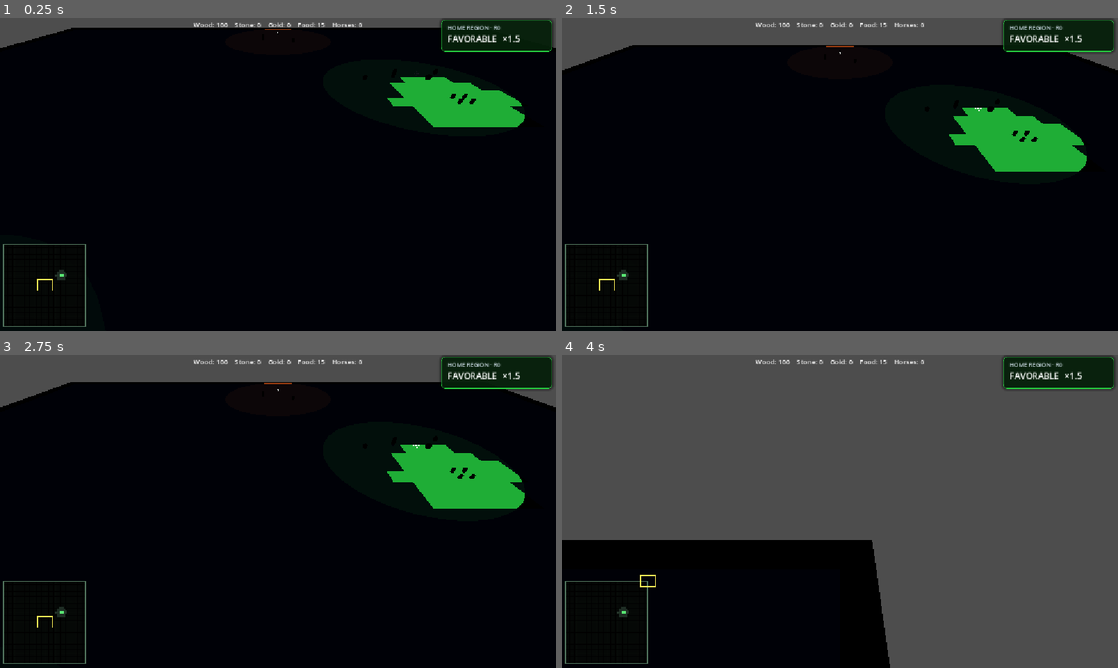
Above: before the commit, frames 1-4 (two rows, left to right).
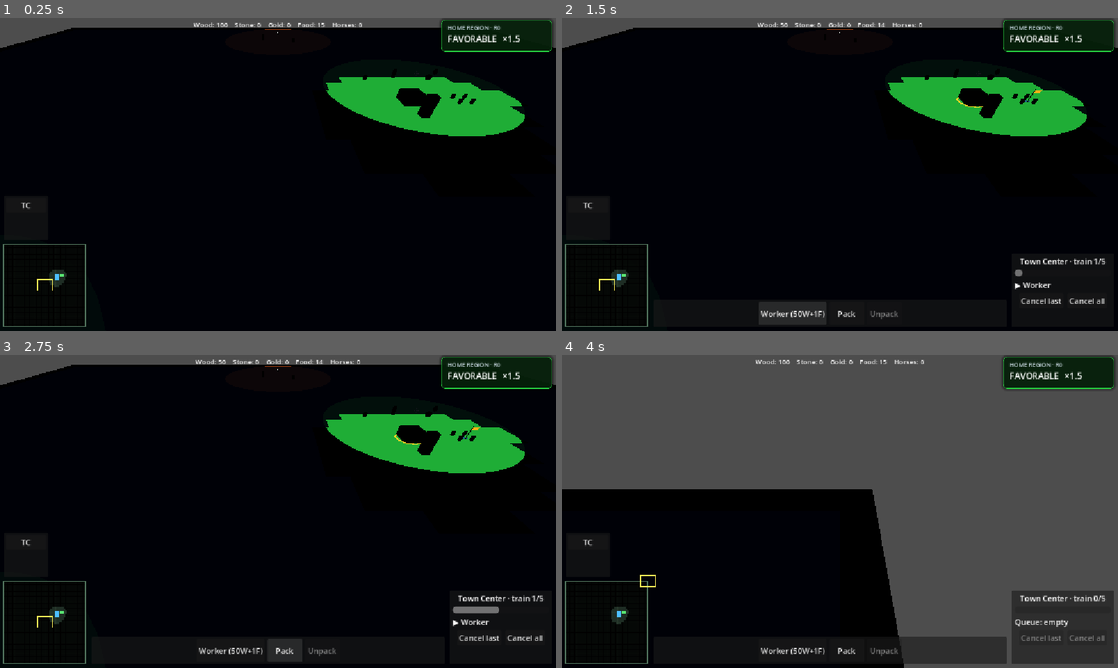
Above: after the commit, the same moments.

Repository: Ferrum-t/RTS-Game
Game: Godot game, scene res://Scenes/World/World.tscn
The game is run twice, just before and just after one commit, with the same random seed, the same clock (stepped at 60 frames per second) and the same inputs.
Inputs (mouse positions are in pixels of both pictures, inside the frame that each line leads up to):
- Up to frame 1 (0.25 s): no input
- Up to frame 2 (1.5 s): click (589, 205) at 0.5 s, where only the run after the commit has a clickable "TC"; click (789, 312) at 1.25 s, where only the run after the commit has a clickable "Worker (50W+1F)"
- Up to frame 3 (2.75 s): click (283, 649) at 2 s, where only the run after the commit has a clickable "Pack"
- Up to frame 4 (4 s): click (1040, 636) at 2.75 s, where only the run after the commit has a clickable "Cancel last"; drag from (606, 621) to (895, 442) at 3.52 s

The runs differ from the first frame. In frame 1, 2.7% of the frame differs, in the area x 3-93%, y 18-86%; in frame 2, 12%; in frame 3, 12%; in frame 4, 16%, in the area x 0-100%, y 42-100%.
Error before the commit: Parse Error: Identifier "EconomicAIController" not declared in the current scope. (res://Scripts/Systems/MatchManager.gd:85)

Commit message:
M21.4 fix v2: restore working AI harvest + Yurt (replace placeholder)

Diff:
--- a/Scripts/AI/EconomicAIController.gd
+++ b/Scripts/AI/EconomicAIController.gd
@@ -1 +1,612 @@
-PLACEHOLDER
+extends Node
+
+class_name EconomicAIController
+
+## Stage 1 threshold AI + M17.0–M17.3 multi-base eco/military + local tower.
+## DECISION only. EXECUTION via shared systems.
+##
+## M17.3 Level 1 (locked):
+##   1× Watchtower once near TC2 after _second_barracks_once
+##   watchtower_offset = (-4, 0, 4), _watchtower_once (no rebuild)
+##   BuildingCombatComponent / EnemyAI unchanged
+## OUT: defense brain, multi-tower, rebuild, Climate, army split
+##
+## M18.1 Balance P1: attack_threshold 3 → 5 (later first wave)
+## M21.4 — AI Yurt when Food < threshold (max 2), after 1st Barracks, before expand
+
+@export var team_id: int = 1
+@export var desired_worker_count: int = 4
+## Extra workers when alive TC count >= 2 (M17.1-B). Total goal = desired + extra.
+@export var extra_workers_at_two_tc: int = 2
+@export var attack_threshold: int = 5  ## M18.1 P1: was 3
+@export var decision_interval: float = 1.5
+@export var barracks_offset: Vector3 = Vector3(4.0, 0.0, 3.0)
+## M17.2 — offset from the TC chosen for 2nd Barracks (prefer farthest from Barracks1).
+@export var second_barracks_offset: Vector3 = Vector3(4.0, 0.0, -3.0)
+@export var max_ai_barracks: int = 2
+## M17.3 — offset from TC2 (farthest TC) for the single AI Watchtower.
+@export var watchtower_offset: Vector3 = Vector3(-4.0, 0.0, 4.0)
+@export var max_ai_watchtowers: int = 1
+## M21.4 — AI Yurt food supply.
+@export var yurt_offset: Vector3 = Vector3(5.0, 0.0, -4.0)
+@export var yurt_offset_2: Vector3 = Vector3(-5.0, 0.0, -4.0)
+@export var max_ai_yurts: int = 2
+@export var food_yurt_threshold: int = 6
+## Soft floor for both wood and stone; below → prefer that resource (after wood pressure).
+@export var stock_floor: int = 100
+## M17.1-D — if wood below this, force WOOD harvest (covers Soldier 80 / Worker 50).
+@export var production_wood_floor: int = 80
+## Soft blend: score = worker_dist*(1-w) + underserved_tc_dist*w (M17.1-C).
+@export_range(0.0, 0.5, 0.05) var underserved_tc_bias: float = 0.3
+
+## M17.0 — expand thresholds (after Barracks exists, while still on 1 TC).
+@export var expand_wood_min: int = 250
+@export var expand_stone_min: int = 100
+@export var max_ai_tc: int = 2
+## Offset from first TC; opposite side of barracks_offset to reduce overlap (TD-01).
+@export var second_tc_offset: Vector3 = Vector3(-10.0, 0.0, 6.0)
+
+var _timer: float = 0.0
+var _barracks_data: BuildingData = null
+var _tc_data: BuildingData = null
+var _watchtower_data: BuildingData = null
+var _yurt_data: BuildingData = null
+## True after we first crossed attack_threshold; reset when army falls below.
+var _attack_issued: bool = false
+## Alternates preferred type when both stocks are above floor.
+var _harvest_flip: int = 0
+## M17.1-A — one expansion success per match (no rebuild after TC2 loss).
+var _expanded_once: bool = false
+## M17.2 — one successful 2nd Barracks per match (no rebuild).
+var _second_barracks_once: bool = false
+## M17.3 — one successful Watchtower per match (no rebuild).
+var _watchtower_once: bool = false
+
+
+func _ready() -> void:
+	_barracks_data = load("res://Data/Buildings/BarracksData.tres") as BuildingData
+	_tc_data = load("res://Data/Buildings/TownCenterData.tres") as BuildingData
+	_watchtower_data = load("res://Data/Buildings/WatchtowerData.tres") as BuildingData
+	_yurt_data = load("res://Data/Buildings/YurtData.tres") as BuildingData
+	_timer = 0.5
+	print(
+		"[AI_ECO] controller ready team=", team_id,
+		" workers_base=", desired_worker_count,
+		" +extra_at_2tc=", extra_workers_at_two_tc,
+		" attack_at=", attack_threshold,
+		" stock_floor=", stock_floor,
+		" wood_pressure=", production_wood_floor,
+		" expand_at W>=", expand_wood_min, " S>=", expand_stone_min,
+		" max_tc=", max_ai_tc,
+		" max_barracks=", max_ai_barracks,
+		" max_towers=", max_ai_watchtowers,
+		" max_yurts=", max_ai_yurts,
+		" food_yurt_threshold=", food_yurt_threshold,
+		" expand_once=true second_barracks_once=true watchtower_once=true"
+	)
+
+
+func _physics_process(delta: float) -> void:
+	var mm := get_node_or_null("/root/MatchManager")
+	if mm != null and mm.has_method("is_playing") and not mm.is_playing():
+		return
+
+	_timer -= delta
+	if _timer > 0.0:
+		return
+	_timer = decision_interval
+	_think()
+
+
+func _think() -> void:
+	var rm := get_node_or_null("/root/ResourceManager")
+	var workers := _team_workers()
+	var soldiers := _team_soldiers()
+	var wood := 0
+	var stone := 0
+	var food := 0
+	if rm:
+		wood = rm.get_stock(team_id, BaseResource.Type.WOOD)
+		stone = rm.get_stock(team_id, BaseResource.Type.STONE)
+		food = rm.get_stock(team_id, BaseResource.Type.FOOD)
+	var tcs: Array = _team_town_centers()
+	var barracks_list: Array = _team_barracks_list()
+	var goal: int = _worker_goal(tcs.size())
+	print(
+		"[AI_ECO] workers=", workers.size(), "/", goal,
+		" soldiers=", soldiers.size(),
+		" tc=", tcs.size(),
+		" barracks=", barracks_list.size(),
+		" wood=", wood, " stone=", stone, " food=", food,
+		" yurts=", _team_yurt_count(),
+		" expanded=", _expanded_once,
+		" b2=", _second_barracks_once,
+		" w1=", _watchtower_once
+	)
+
+	_assign_idle_workers(workers, tcs)
+
+	if tcs.is_empty():
+		return
+
+	if workers.size() < goal:
+		_try_train_worker_any_tc(tcs)
+
+	var first_tc: BaseBuilding = tcs[0] as BaseBuilding
+	if barracks_list.is_empty():
+		_try_build_barracks(first_tc)
+		return
+
+	# M21.4 — Yurt when Food low (after 1st Barracks, before expand / 2nd barracks / tower).
+	if food < food_yurt_threshold and _team_yurt_count() < max_ai_yurts:
+		_try_build_yurt(first_tc)
+
+	# M17.0/17.1 — at most one TC expand per match.
+	if not _expanded_once and tcs.size() < max_ai_tc:
+		_try_expand_second_tc(first_tc, wood, stone)
+		tcs = _team_town_centers()
+
+	# M17.2 — 2nd Barracks once near farthest TC from existing barracks (TC2).
+	if not _second_barracks_once \
+		and tcs.size() >= 2 \
+		and barracks_list.size() < max_ai_barracks:
+		var anchor: BaseBuilding = _pick_tc_for_second_barracks(tcs, barracks_list)
+		_try_build_second_barracks(anchor)
+		barracks_list = _team_barracks_list()
+
+	# M17.3 — 1× Watchtower once near TC2 after 2nd Barracks success.
+	if not _watchtower_once \
+		and _second_barracks_once \
+		and tcs.size() >= 2 \
+		and _team_watchtower_count() < max_ai_watchtowers:
+		var tower_anchor: BaseBuilding = _pick_tc_for_second_barracks(tcs, barracks_list)
+		_try_build_watchtower(tower_anchor)
+
+	# M17.2 — train from any free Barracks.
+	_try_train_soldier_any_barracks(barracks_list)
+
+	soldiers = _team_soldiers()
+	if soldiers.size() >= attack_threshold:
+		if not _attack_issued:
+			print("[AI_ECO] attack threshold reached army=", soldiers.size())
+			_attack_issued = true
+			var n: int = _attach_ai_to_army(soldiers)
+			print("[AI_ECO] attack issued on ", n, " soldiers")
+		else:
+			var n: int = _attach_ai_to_army(soldiers)
+			if n > 0:
+				print("[AI_ECO] attack reinforcements +", n)
+	else:
+		_attack_issued = false
+
+
+func _worker_goal(tc_count: int) -> int:
+	if tc_count >= 2:
+		return desired_worker_count + extra_workers_at_two_tc
+	return desired_worker_count
+
+
+func _try_train_worker_any_tc(tcs: Array) -> void:
+	for node in tcs:
+		if not (node is TownCenter):
+			continue
+		var tcn := node as TownCenter
+		if tcn.is_training:
+			continue
+		if not tcn.is_deployed():
+			continue
+		if tcn.try_train_worker():
+			print("[AI_ECO] training Worker at ", tcn.name)
+			return
+
+
+func _try_train_soldier_any_barracks(barracks_list: Array) -> void:
+	for node in barracks_list:
+		if not (node is Barracks):
+			continue
+		var b := node as Barracks
+		if b.is_training:
+			continue
+		if b.try_train_soldier():
+			print("[AI_ECO] training Soldier at ", b.name)
+			return
+
+
+func _try_expand_second_tc(anchor_tc: BaseBuilding, wood: int, stone: int) -> void:
+	if _expanded_once:
+		return
+	if anchor_tc == null or not is_instance_valid(anchor_tc):
+		return
+	if _tc_data == null:
+		return
+	if wood < expand_wood_min or stone < expand_stone_min:
+		return
+
+	var rm := get_node_or_null("/root/ResourceManager")
+	if rm == null:
+		return
+	var cost: Dictionary = _tc_data.get_cost_dict()
+	if not rm.can_afford(cost, team_id):
+		return
+
+	var cm := get_node_or_null("/root/ConstructionManager")
+	if cm == null or not cm.has_method("place_building_for_team"):
+		return
+
+	var pos: Vector3 = anchor_tc.global_position + second_tc_offset
+	pos.y = 0.0
+	print("[AI_ECO] expanding 2nd TC at ", pos, " (W=", wood, " S=", stone, ")")
+	var built = cm.place_building_for_team(_tc_data, pos, team_id, true)
+	if built != null:
+		_expanded_once = true
+		print("[AI_ECO] 2nd TC completed ", built.name, " team=", team_id, " expand_once locked")
+
+
+func _try_build_barracks(tc: BaseBuilding) -> void:
+	if _barracks_data == null:
+		return
+	var rm := get_node_or_null("/root/ResourceManager")
+	if rm == null:
+		return
+	var cost: Dictionary = _barracks_data.get_cost_dict()
+	if not rm.can_afford(cost, team_id):
+		return
+	var cm := get_node_or_null("/root/ConstructionManager")
+	if cm == null or not cm.has_method("place_building_for_team"):
+		return
+	var pos: Vector3 = tc.global_position + barracks_offset
+	pos.y = 0.0
+	print("[AI_ECO] building Barracks at ", pos)
+	var built = cm.place_building_for_team(_barracks_data, pos, team_id)
+	if built != null:
+		print("[AI_ECO] Barracks completed ", built.name)
+
+
+## M17.2 — second Barracks once; anchor = TC farthest from existing barracks (TC2 side).
+func _try_build_second_barracks(anchor_tc: BaseBuilding) -> void:
+	if _second_barracks_once:
+		return
+	if anchor_tc == null or not is_instance_valid(anchor_tc):
+		return
+	if _barracks_data == null:
+		return
+	var rm := get_node_or_null("/root/ResourceManager")
+	if rm == null:
+		return
+	var cost: Dictionary = _barracks_data.get_cost_dict()
+	if not rm.can_afford(cost, team_id):
+		return
+	var cm := get_node_or_null("/root/ConstructionManager")
+	if cm == null or not cm.has_method("place_building_for_team"):
+		return
+	var pos: Vector3 = anchor_tc.global_position + second_barracks_offset
+	pos.y = 0.0
+	print("[AI_ECO] building 2nd Barracks at ", pos, " near ", anchor_tc.name)
+	var built = cm.place_building_for_team(_barracks_data, pos, team_id, true)
+	if built != null:
+		_second_barracks_once = true
+		print(
+			"[AI_ECO] 2nd Barracks completed ", built.name,
+			" team=", team_id, " second_barracks_once locked"
+		)
+
+
+## M17.3 — one Watchtower once near TC2; combat via BuildingCombatComponent as-is.
+func _try_build_watchtower(anchor_tc: BaseBuilding) -> void:
+	if _watchtower_once:
+		return
+	if anchor_tc == null or not is_instance_valid(anchor_tc):
+		return
+	if _watchtower_data == null:
+		return
+	var rm := get_node_or_null("/root/ResourceManager")
+	if rm == null:
+		return
+	var cost: Dictionary = _watchtower_data.get_cost_dict()
+	if not rm.can_afford(cost, team_id):
+		return
+	var cm := get_node_or_null("/root/ConstructionManager")
+	if cm == null or not cm.has_method("place_building_for_team"):
+		return
+	var pos: Vector3 = anchor_tc.global_position + watchtower_offset
+	pos.y = 0.0
+	print("[AI_ECO] building Watchtower at ", pos, " near ", anchor_tc.name)
+	var built = cm.place_building_for_team(_watchtower_data, pos, team_id, true)
+	if built != null:
+		_watchtower_once = true
+		print(
+			"[AI_ECO] Watchtower completed ", built.name,
+			" team=", team_id, " watchtower_once locked"
+		)
+
+
+## Prefer the alive TC farthest from current barracks centroid (= TC2 after expand).
+func _pick_tc_for_second_barracks(tcs: Array, barracks_list: Array) -> BaseBuilding:
+	if tcs.is_empty():
+		return null
+	if barracks_list.is_empty():
+		return tcs[0] as BaseBuilding
+	var cx := 0.0
+	var cz := 0.0
+	var n := 0
+	for b in barracks_list:
+		if b == null or not is_instance_valid(b):
+			continue
+		cx += (b as Node3D).global_position.x
+		cz += (b as Node3D).global_position.z
+		n += 1
+	if n <= 0:
+		return tcs[0] as BaseBuilding
+	cx /= float(n)
+	cz /= float(n)
+	var best: BaseBuilding = null
+	var best_d := -1.0
+	for tc in tcs:
+		if tc == null or not is_instance_valid(tc):
+			continue
+		var p: Vector3 = (tc as Node3D).global_position
+		var d: float = (p.x - cx) * (p.x - cx) + (p.z - cz) * (p.z - cz)
+		if d > best_d:
+			best_d = d
+			best = tc as BaseBuilding
+	return best if best != null else (tcs[0] as BaseBuilding)
+
+
+func _assign_idle_workers(workers: Array, tcs: Array) -> void:
+	var underserved: BaseBuilding = _underserved_tc(workers, tcs)
+	for w in workers:
+		if not (w is BaseUnit):
+			continue
+		var u := w as BaseUnit
+		if u.unit_state == BaseUnit.UnitState.DEAD:
+			continue
+		if u.unit_state == BaseUnit.UnitState.HARVESTING \
+			or u.unit_state == BaseUnit.UnitState.RETURNING \
+			or u.unit_state == BaseUnit.UnitState.MOVING:
+			continue
+		if u.current_order != null and u.current_order.type != Order.Type.NONE:
+			continue
+		var res := _pick_resource_for_worker(u, underserved)
+		if res == null:
+			continue
+		u.replace_order_harvest(res)
+
+
+func _underserved_tc(workers: Array, tcs: Array) -> BaseBuilding:
+	if tcs.size() < 2:
+		return null
+	var counts: Dictionary = {}
+	for tc in tcs:
+		counts[tc] = 0
+	for w in workers:
+		if not (w is BaseUnit):
+			continue
+		var u := w as BaseUnit
+		if u.unit_state == BaseUnit.UnitState.DEAD:
+			continue
+		var nearest: BaseBuilding = null
+		var best_d := INF
+		for tc in tcs:
+			if tc == null or not is_instance_valid(tc):
+				continue
+			var d: float = u.global_position.distance_squared_to((tc as Node3D).global_position)
+			if d < best_d:
+				best_d = d
+				nearest = tc as BaseBuilding
+		if nearest != null and counts.has(nearest):
+			counts[nearest] = int(counts[nearest]) + 1
+	var under: BaseBuilding = null
+	var under_n := 999999
+	for tc in tcs:
+		var n: int = int(counts.get(tc, 0))
+		if n < under_n:
+			under_n = n
+			under = tc as BaseBuilding
+	return under
+
+
+func _pick_resource_for_worker(u: BaseUnit, underserved: BaseBuilding) -> BaseResource:
+	var rm := get_node_or_null("/root/ResourceManager")
+	var wood := 0
+	var stone := 0
+	if rm:
+		wood = rm.get_stock(team_id, BaseResource.Type.WOOD)
+		stone = rm.get_stock(team_id, BaseResource.Type.STONE)
+
+	var floor: int = maxi(stock_floor, 1)
+	var prefer_type: int
+	if wood < production_wood_floor:
+		prefer_type = BaseResource.Type.WOOD
+	elif stone < floor:
+		prefer_type = BaseResource.Type.STONE
+	elif wood < floor:
+		prefer_type = BaseResource.Type.WOOD
+	else:
+		prefer_type = BaseResource.Type.WOOD if (_harvest_flip % 2 == 0) else BaseResource.Type.STONE
+		_harvest_flip += 1
+
+	var bias: float = clampf(underserved_tc_bias, 0.0, 0.5)
+	var best: BaseResource = null
+	var best_score := INF
+	for n in u.get_tree().get_nodes_in_group("Resource"):
+		if not (n is BaseResource):
+			continue
+		var r := n as BaseResource
+		if r.resource_amount <= 0:
+			continue
+		if int(r.resource_type) != prefer_type:
+			continue
+		var d_w: float = u.global_position.distance_squared_to(r.global_position)
+		var score: float = d_w
+		if underserved != null and bias > 0.0:
+			var d_tc: float = underserved.global_position.distance_squared_to(r.global_position)
+			score = d_w * (1.0 - bias) + d_tc * bias
+		if score < best_score:
+			best_score = score
+			best = r
+	if best != null:
+		return best
+
+	for n in u.get_tree().get_nodes_in_group("Resource"):
+		if n is BaseResource and (n as BaseResource).resource_amount > 0:
+			return n as BaseResource
+	return null
+
+
+func _attach_ai_to_army(soldiers: Array) -> int:
+	var newly: int = 0
+	for s in soldiers:
+		if not (s is BaseUnit):
+			continue
+		var u := s as BaseUnit
+		if u.unit_state == BaseUnit.UnitState.DEAD:
+			continue
+		var had_ai := false
+		for c in u.get_children():
+			if c is EnemyAIComponent:
+				had_ai = true
+				break
+		if had_ai:
+			continue
+		EnemyAIComponent.attach_to(u, 24.0)
+		newly += 1
+	return newly
+
+
+## M21.4 — AI Yurt near first TC; constructed=true (instant READY + income).
+func _try_build_yurt(anchor_tc: BaseBuilding) -> void:
+	if anchor_tc == null or not is_instance_valid(anchor_tc):
+		return
+	if _yurt_data == null:
+		return
+	var count: int = _team_yurt_count()
+	if count >= max_ai_yurts:
+		return
+	var rm := get_node_or_null("/root/ResourceManager")
+	if rm == null:
+		return
+	var cost: Dictionary = _yurt_data.get_cost_dict()
+	if not rm.can_afford(cost, team_id):
+		return
+	var cm := get_node_or_null("/root/ConstructionManager")
+	if cm == null or not cm.has_method("place_building_for_team"):
+		return
+	var off: Vector3 = yurt_offset if count == 0 else yurt_offset_2
+	var pos: Vector3 = anchor_tc.global_position + off
+	pos.y = 0.0
+	print("[AI_ECO] building Yurt at ", pos, " near ", anchor_tc.name, " (food low, yurts=", count, "/", max_ai_yurts, ")")
+	var built = cm.place_building_for_team(_yurt_data, pos, team_id, true)
+	if built != null:
+		print("[AI_ECO] Yurt completed ", built.name, " team=", team_id)
+
+
+func _team_yurt_count() -> int:
+	var n: int = 0
+	var bm := get_node_or_null("/root/BuildingManager")
+	if bm == null:
+		return 0
+	for b in bm.buildings:
+		if b == null or not is_instance_valid(b):
+			continue
+		if not (b is Yurt):
+			continue
+		if int(b.team_id) != team_id:
+			continue
+		if b.get("is_destroyed") == true:
+			continue
+		if b.get("health") != null and int(b.health) <= 0:
+			continue
+		n += 1
+	return n
+
+
+func _team_town_centers() -> Array:
+	var out: Array = []
+	var bm := get_node_or_null("/root/BuildingManager")
+	if bm == null:
+		return out
+	for tc in bm.town_centers:
+		if tc == null or not is_instance_valid(tc):
+			continue
+		if int(tc.team_id) != team_id:
+			continue
+		if tc.get("is_destroyed") == true:
+			continue
+		if tc.get("health") != null and int(tc.health) <= 0:
+			continue
+		out.append(tc)
+	return out
+
+
+func _team_town_center() -> BaseBuilding:
+	var tcs: Array = _team_town_centers()
+	if tcs.is_empty():
+		return null
+	return tcs[0] as BaseBuilding
+
+
+func _team_barracks_list() -> Array:
+	var out: Array = []
+	var bm := get_node_or_null("/root/BuildingManager")
+	if bm == null:
+		return out
+	for b in bm.barracks_list:
+		if b == null or not is_instance_valid(b):
+			continue
+		if int(b.team_id) != team_id:
+			continue
+		if b.get("is_destroyed") == true:
+			continue
+		if b.get("health") != null and int(b.health) <= 0:
+			continue
+		out.append(b)
+	return out
+
+
+func _team_barracks() -> BaseBuilding:
+	var list: Array = _team_barracks_list()
+	if list.is_empty():
+		return null
+	return list[0] as BaseBuilding
+
+
+func _team_watchtower_count() -> int:
+	var n: int = 0
+	var bm := get_node_or_null("/root/BuildingManager")
+	if bm == null:
+		return 0
+	for w in bm.watchtowers_list:
+		if w == null or not is_instance_valid(w):
+			continue
+		if int(w.team_id) != team_id:
+			continue
+		if w.get("is_destroyed") == true:
+			continue
+		if w.get("health") != null and int(w.health) <= 0:
+			continue
+		n += 1
+	return n
+
+
+func _team_workers() -> Array:
+	var out: Array = []
+	for n in get_tree().get_nodes_in_group("Unit"):
+		if n is Worker and int(n.team_id) == team_id:
+			if n.unit_state != BaseUnit.UnitState.DEAD:
+				out.append(n)
+	return out
+
+
+func _team_soldiers() -> Array:
+	var out: Array = []
+	for n in get_tree().get_nodes_in_group("Unit"):
+		if not (n is BaseUnit):
+			continue
+		var u := n as BaseUnit
+		if int(u.team_id) != team_id:
+			continue
+		if u.unit_state == BaseUnit.UnitState.DEAD:
+			continue
+		if u is Soldier or u is Cavalry or u is SiegeUnit:
+			out.append(u)
+	return out
